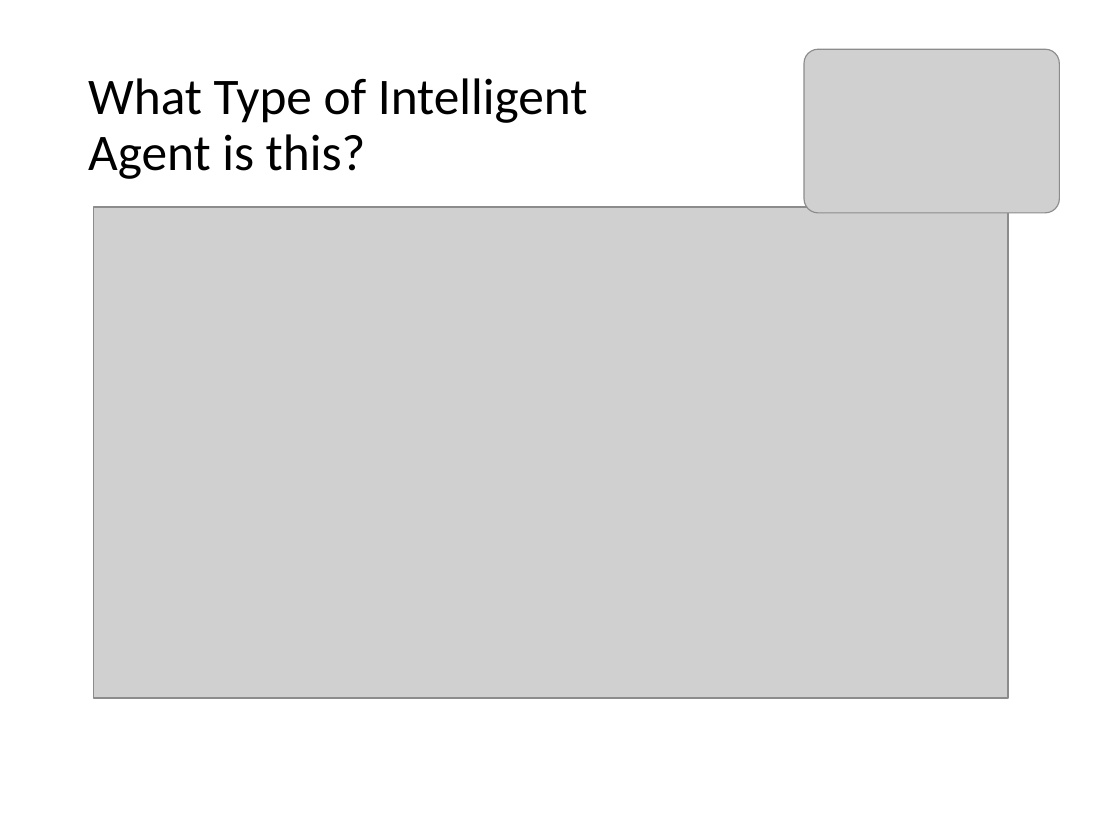
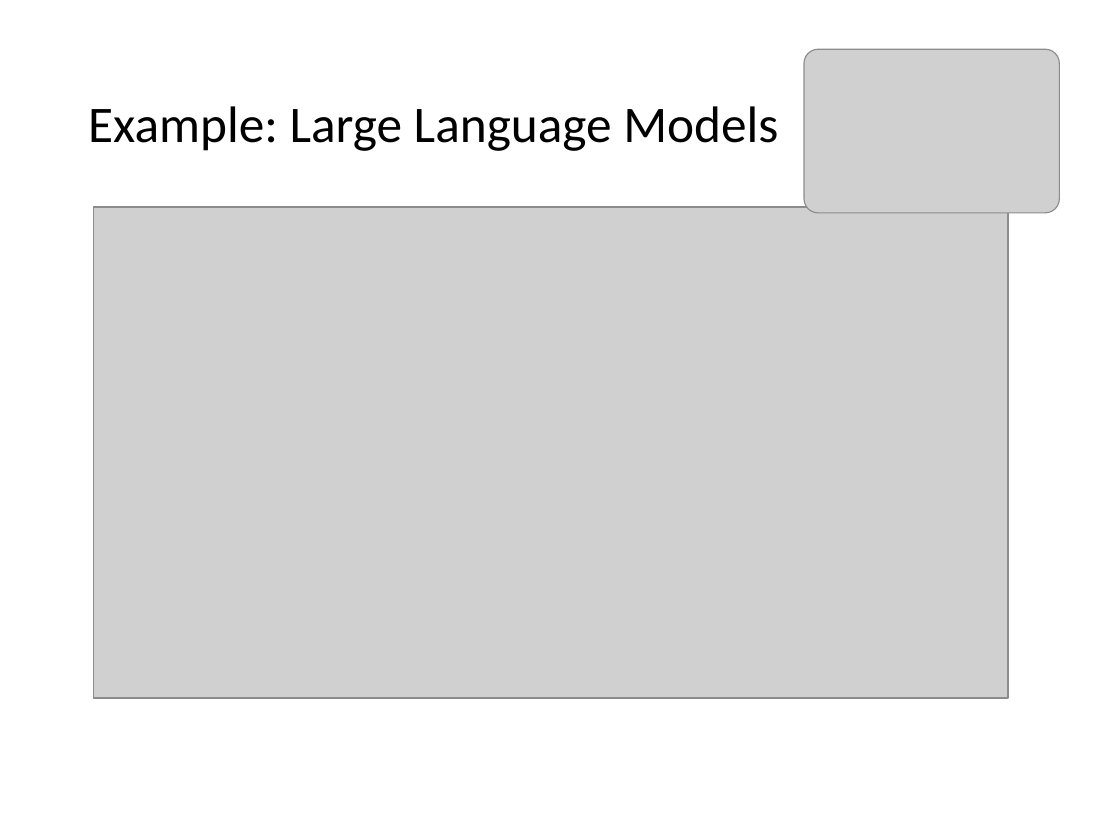
Before and after one commit to mhahsler/CS7320-AI, a slide deck: slide 36 of slides/02_agents.pptx. Drawn at 1120x840 pixels with LibreOffice and Linux fonts; fonts in the diff are those of the drawing; grey boxes stand for pictures. Boxes give left, top, right and bottom in pixels: in the first picture for what was removed or moved away, otherwise in the second. Text is boxed around its words. In the diff, an @@ line names an element or a change of style, - is before the commit and + after.

```diff
--- a/slides/02_agents.pptx
+++ b/slides/02_agents.pptx
@@ title at [88,106,778,151]: text changed @@
-What Type of Intelligent
-Agent is this?
+Example: Large Language Models
```
Also in this commit, not shown: 1 other slide changed, 1 slide added, 1 slide removed, 1 other file.
